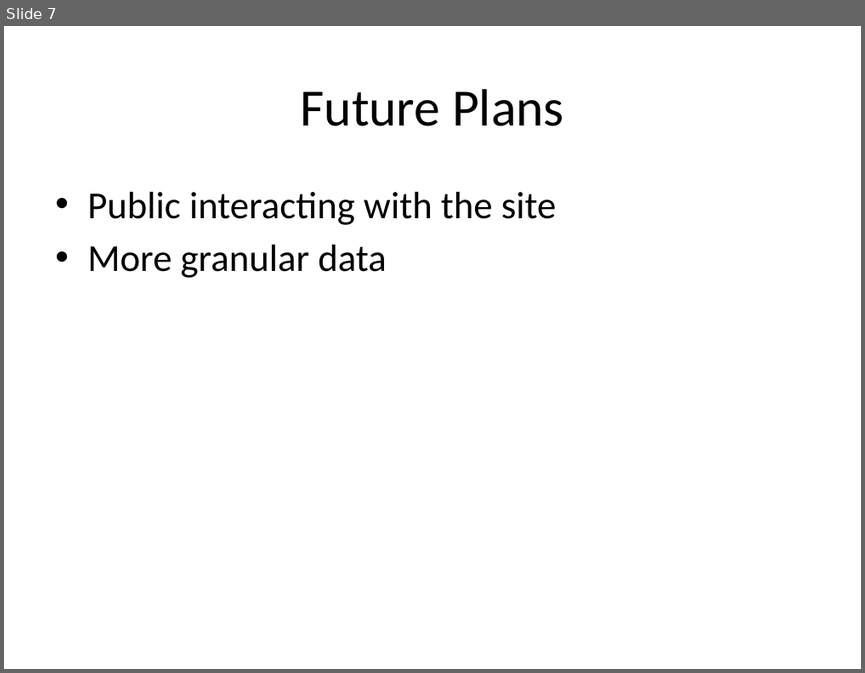
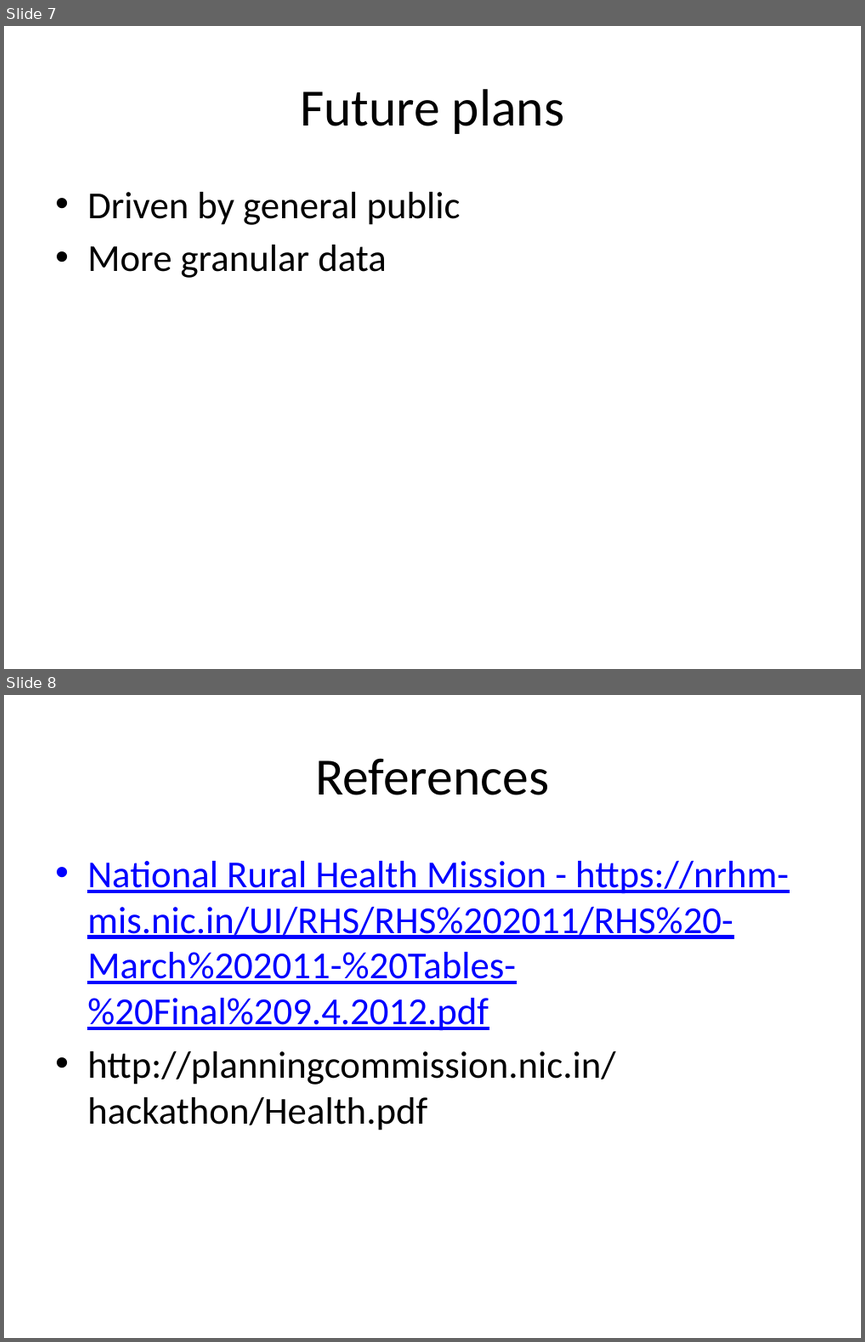
Before and after one commit to saravananselvamani/heathavailability, a slide deck: public/hackathon.pptx. Shown one above the other, each under a label of ours: slide 7 before the commit, slides 7 and 8 after it. The pictures are 865x673 and 865x1342 pixels, drawn with LibreOffice and Linux fonts; fonts in the diff are those of the drawing. Boxes give left, top, right and bottom in pixels: in the first picture for what was removed or moved away, otherwise in the second. Text is boxed around its words. In the diff, an @@ line names an element or a change of style, - is before the commit and + after.

```diff
--- a/public/hackathon.pptx
+++ b/public/hackathon.pptx
@@ slide 8 added at (x1=4, y1=695, x2=861, y2=1338), background #FFFFFF @@
@@ title added at (x1=315, y1=758, x2=549, y2=795), 44 pt, text #000000 @@
+References
@@ text added at (x1=87, y1=861, x2=789, y2=1130), 32 pt, text #0000FF, underline @@
+• National Rural Health Mission - https://nrhm-mis.nic.in/UI/RHS/RHS%202011/RHS%20-March%202011-%20Tables-%20Final%209.4.2012.pdf
+• http://planningcommission.nic.in/hackathon/Health.pdf
@@ slide 7 changed as well @@
@@ title at (x1=300, y1=89, x2=564, y2=134): text changed @@
-Future Plans
+Future plans
@@ text at (x1=87, y1=192, x2=460, y2=225): text changed @@
-• Public interacting with the site
+• Driven by general public
```
Also in this commit, not shown: 3 other slides changed, 3 other slides added, 3 slides removed.
